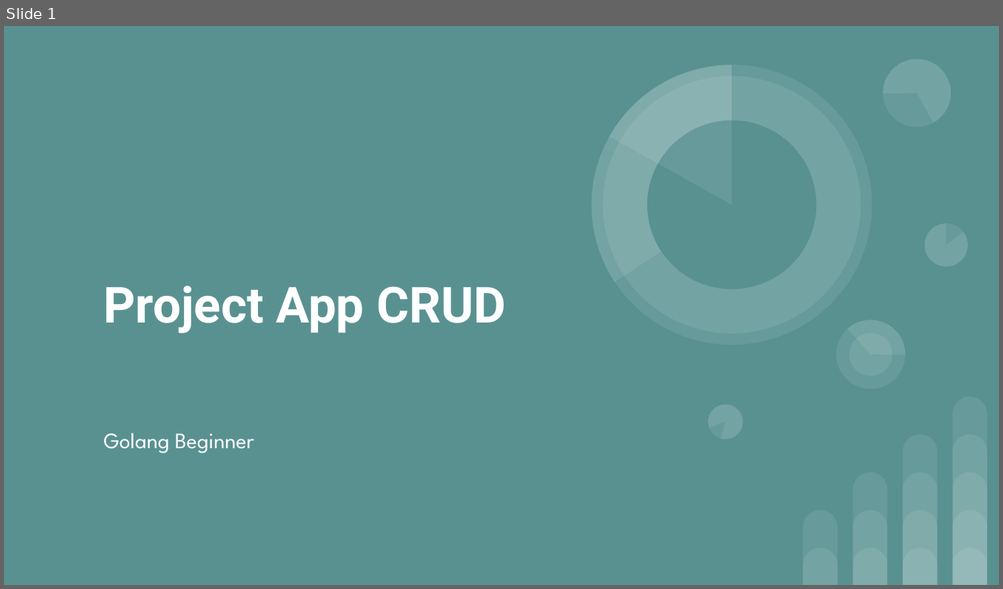
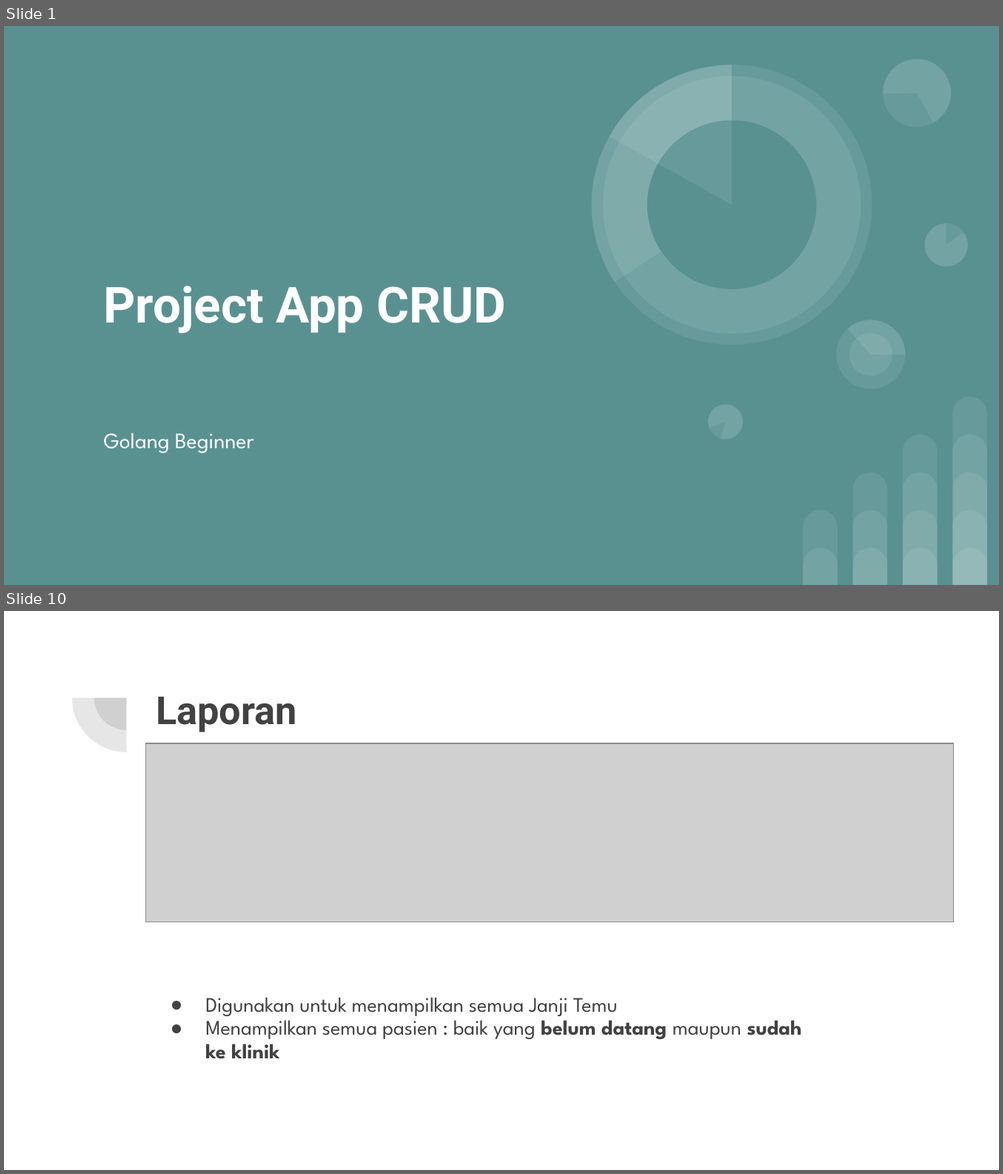
Before and after one commit to paulus-otto-harman/project-app-crud-golang-paul, a slide deck: Project App CRUD Golang Paul.pptx. Shown one above the other, each under a label of ours: slide 1 before the commit, slides 1 and 10 after it; the slides between them are not shown. The pictures are 1003x589 and 1003x1174 pixels, drawn with LibreOffice and Linux fonts; fonts in the diff are those of the drawing; grey boxes stand for pictures. Boxes give left, top, right and bottom in pixels: in the first picture for what was removed or moved away, otherwise in the second. Text is boxed around its words. In the diff, an @@ line names an element or a change of style, - is before the commit and + after.

```diff
--- a/Project App CRUD Golang Paul.pptx
+++ b/Project App CRUD Golang Paul.pptx
@@ slide 10 added at (x1=4, y1=611, x2=999, y2=1170), background #FFFFFF @@
@@ pie slice (boxed as its full ellipse) added at (x1=71, y1=644, x2=180, y2=752), fill #424242 at 13% opacity @@
@@ pie slice (boxed as its full ellipse) added at (x1=94, y1=666, x2=159, y2=730), fill #424242 at 13% opacity @@
@@ title added at (x1=156, y1=697, x2=297, y2=732), 28 pt, text #424242, bold @@
+Laporan
@@ picture added at (x1=146, y1=743, x2=954, y2=923) @@
@@ text added at (x1=205, y1=997, x2=802, y2=1059), 15 pt, text #424242 @@
+● Digunakan untuk menampilkan semua Janji Temu
+● Menampilkan semua pasien : baik yang belum datang maupun sudah ke klinik
```
Also in this commit, not shown: 2 slides changed, 6 other slides added, 2 other files.
